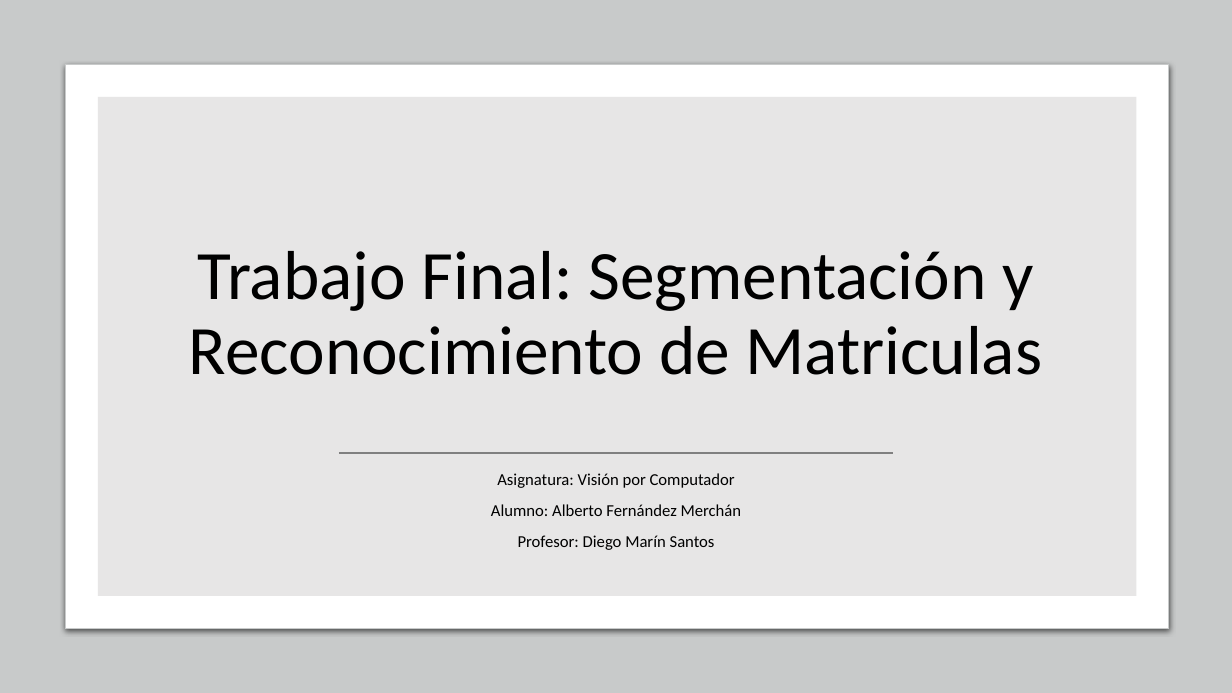
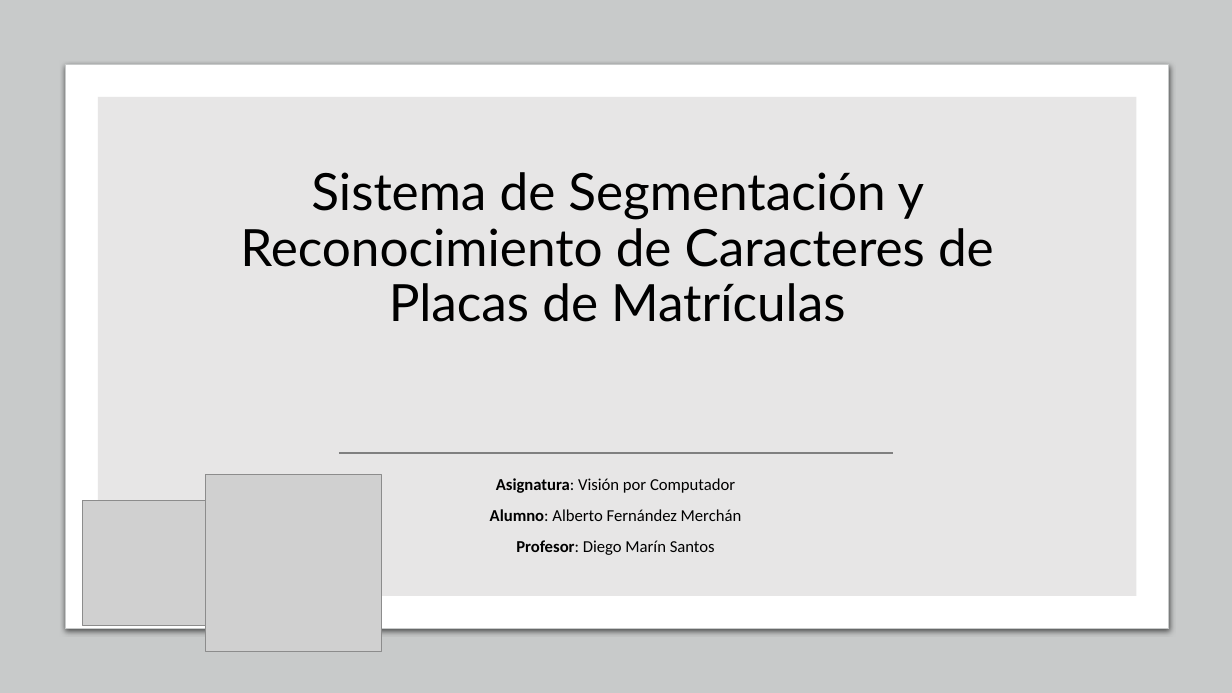
Before and after one commit to albertofermer/Cuarto, a slide deck: slide 1 of 1º Cuatrimestre/[VC] Visión por Computador/Prácticas/Trabajo_SegmentacionReconocimientoCaracteresMatriculas/Reconocimiento de Caracteres de Matrículas.pptx. Drawn at 1232x693 pixels with LibreOffice and Linux fonts; fonts in the diff are those of the drawing; grey boxes stand for pictures. Boxes give left, top, right and bottom in pixels: in the first picture for what was removed or moved away, otherwise in the second. Text is boxed around its words. In the diff, an @@ line names an element or a change of style, - is before the commit and + after.

```diff
--- a/1º Cuatrimestre/[VC] Visión por Computador/Prácticas/Trabajo_SegmentacionReconocimientoCaracteresMatriculas/Reconocimiento de Caracteres de Matrículas.pptx
+++ b/1º Cuatrimestre/[VC] Visión por Computador/Prácticas/Trabajo_SegmentacionReconocimientoCaracteresMatriculas/Reconocimiento de Caracteres de Matrículas.pptx
@@ title at bbox=[240, 172, 994, 322]: text changed; size 54 to 40 pt; font Calibri to Lato @@
-Trabajo Final: Segmentación y Reconocimiento de Matriculas
+Sistema de Segmentación y Reconocimiento de Caracteres de Placas de Matrículas
@@ picture added at bbox=[205, 475, 382, 652] @@
@@ subtitle "Asignatura: Visión por Computador" at bbox=[490, 478, 742, 555]: bold on in "Asignatura:", "Alumno:", "Profesor:" @@
@@ picture added at bbox=[82, 501, 207, 626] @@
```
Also in this commit, not shown: 6 slides added, 1 slide removed, 2 other files.
